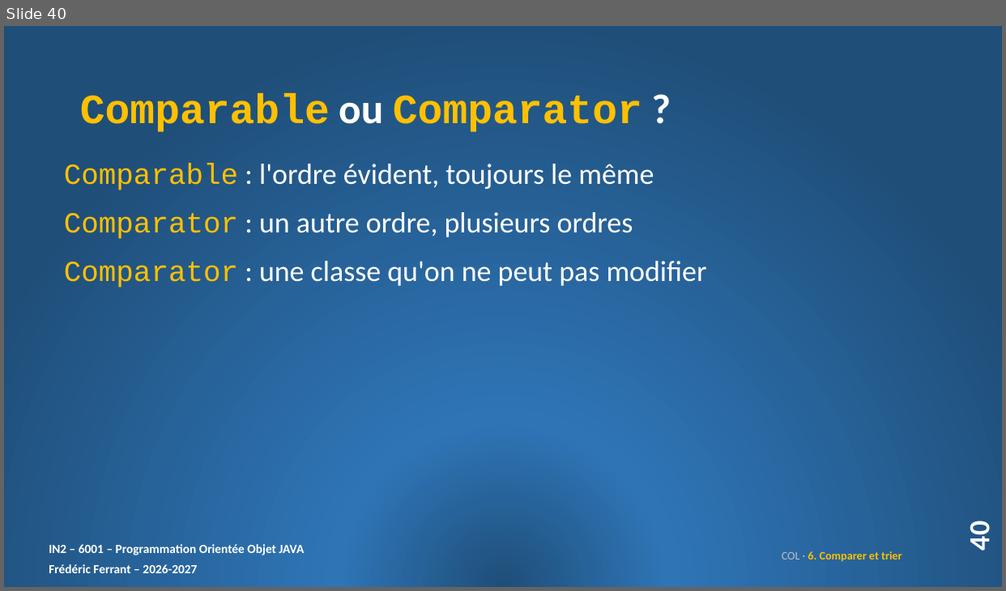
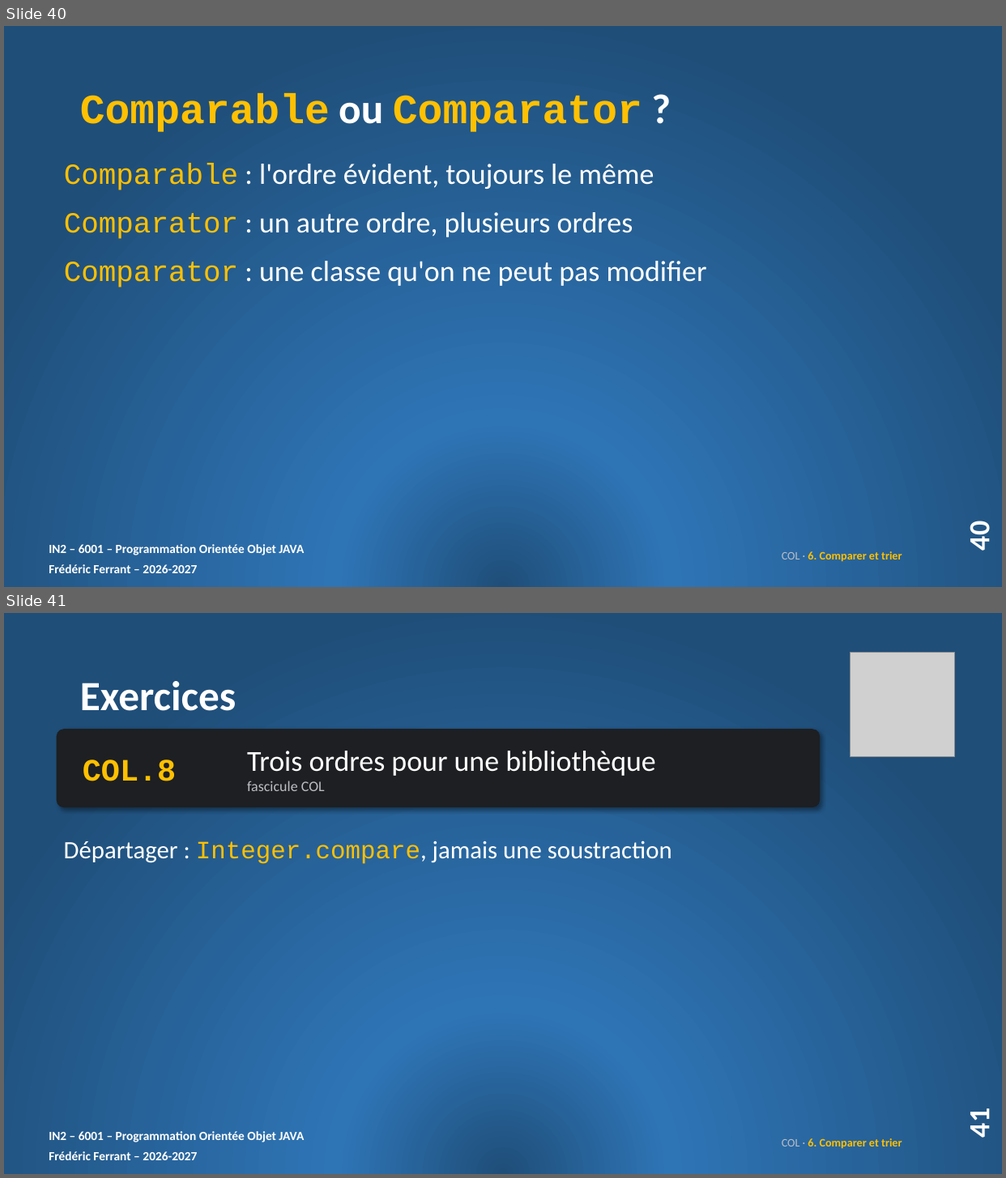
Before and after one commit to ferrantbe/ExercicesJavaClaude, a slide deck: _slides/slides_de_cours/09. COL_slides.pptx. Shown one above the other, each under a label of ours: slide 40 before the commit, slides 40 and 41 after it. The pictures are 1006x591 and 1006x1178 pixels, drawn with LibreOffice and Linux fonts; fonts in the diff are those of the drawing; grey boxes stand for pictures. Boxes give left, top, right and bottom in pixels: in the first picture for what was removed or moved away, otherwise in the second. Text is boxed around its words. In the diff, an @@ line names an element or a change of style, - is before the commit and + after.

Commit message:
Nouvel exercice COL (Comparator et Comparable)

```diff
--- a/_slides/slides_de_cours/09. COL_slides.pptx
+++ b/_slides/slides_de_cours/09. COL_slides.pptx
@@ slide 41 added at [4,613,1002,1174], background gradient #1F4E79 to #2E75B6; not listed: 2 template elements that a slide beside it also shows @@
@@ picture added at [850,652,955,756] @@
@@ title added at [80,681,236,711], 40 pt, text #FFFFFF, bold @@
+Exercices
@@ rounded rectangle added at [57,729,820,807], fill #1D1F22 @@
@@ text added at [247,751,656,791], 28 pt, text #FFFFFF @@
+Trois ordres pour une bibliothèque
+fascicule COL
@@ text added at [83,760,176,781], 30 pt, text #FFC000, bold @@
+COL.8
@@ text added at [64,841,672,864], 24 pt, text #FFFFFF @@
+Départager : Integer.compare, jamais une soustraction
@@ page number added at [961,1111,997,1137], 28 pt, text #FFFFFF, bold @@
+41
@@ text added at [782,1139,902,1149], 11 pt, text #FFC000, bold @@
+COL · 6. Comparer et trier
```
Also in this commit, not shown: 20 other files.
